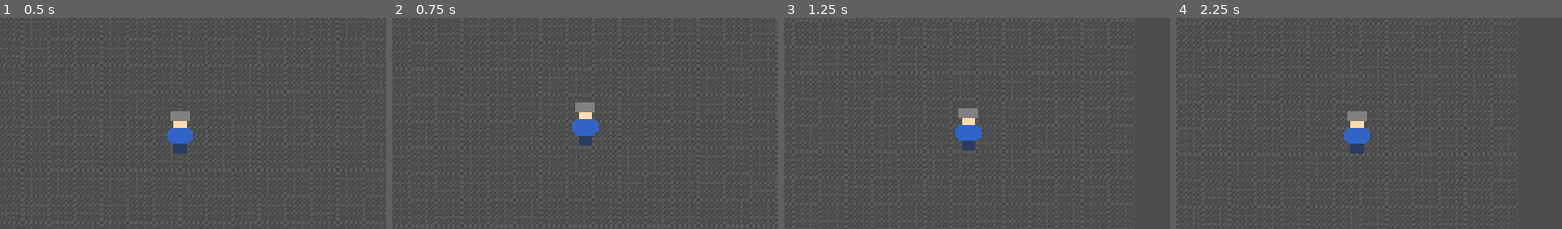
Above: before the commit, frames 1-4 (left to right).
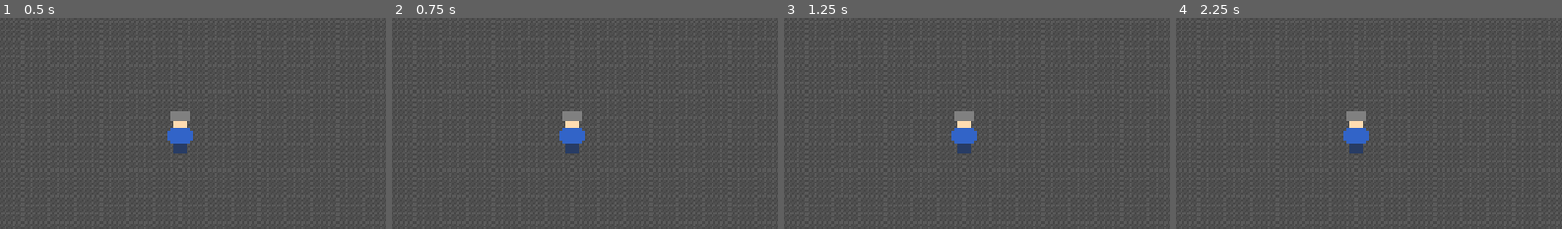
Above: after the commit, the same moments.

Repository: adamant3/roguelike-dungeon-crawler
Game: Godot game, scene res://scenes/main.tscn
Same seed, same stepped clock (60 frames per second), same inputs: the game is played once before the commit and once after it.
Inputs (mouse positions are % of the whole screen's width and height, from its top left):
- Up to frame 1 (0.5 s): no input
- Up to frame 2 (0.75 s): tap Enter at 0.5 s; drag from (3, 93) to (61, 25) at 0.52 s
- Up to frame 3 (1.25 s): no input
- Up to frame 4 (2.25 s): drag from (30, 53) to (45, 69) at 1.27 s; tap Space at 2 s; move the mouse to (61, 25) at 2.02 s; hold D (move_right) from 2.03 s (still down)
The pictures show only the part of the screen within x 27-77%, y 21-71%; the shares and areas given below are measured in that part.

Frame 1 is identical in both runs. In frame 2, 1.6% of the frame differs, in the area x 43-54%, y 40-65%; in frame 3, 0.7%; in frame 4, 0.1%.
Error after the commit: Parse Error: Member "velocity" redefined (original in native class 'CharacterBody2D') (res://scripts/player/player_movement.gd:4)

Commit message:
Update player_movement.gd

Diff:
--- a/scripts/player/player_movement.gd
+++ b/scripts/player/player_movement.gd
@@ -1,13 +1,30 @@
 extends CharacterBody2D
 
-@export var speed: float = 200.0  # Movement speed, change as desired.
+@export var speed: int = 200  # Movement speed value
+var velocity: Vector2 = Vector2.ZERO  # Holds current velocity
+
+func get_input() -> void:
+    """
+    Processes input from directional actions and calculates the velocity vector.
+    Opposing inputs cancel each other out.
+    """
+    velocity = Vector2()  # Reset velocity every frame
+    if Input.is_action_pressed("move_right"):  # D or Right Arrow
+        velocity.x += 1
+    if Input.is_action_pressed("move_left"):  # A or Left Arrow
+        velocity.x -= 1
+    if Input.is_action_pressed("move_down"):  # S or Down Arrow
+        velocity.y += 1
+    if Input.is_action_pressed("move_up"):  # W or Up Arrow
+        velocity.y -= 1
+
+    # Normalize for consistent speed in all directions (especially diagonals)
+    if velocity.length() > 0:
+        velocity = velocity.normalized() * speed
 
 func _physics_process(delta: float) -> void:
-	# Use Input.get_vector() to combine and normalize input
-	var direction = Input.get_vector("move_left", "move_right", "move_up", "move_down")
+    # Update the velocity based on inputs
+    get_input()
 
-	# Apply velocity based on normalized direction
-	velocity = direction * speed
-
-	# Use move_and_slide to handle collisions
-	move_and_slide()
+    # Move the player with the computed velocity
+    move_and_slide(velocity)
